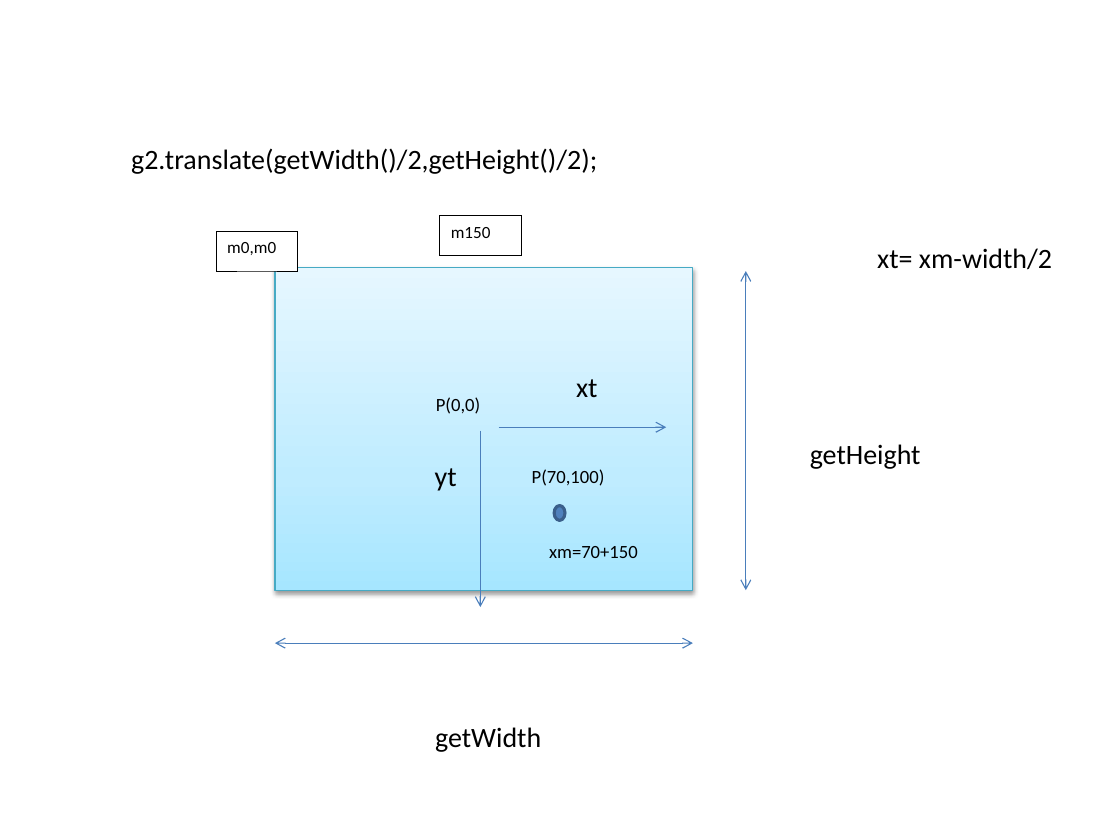
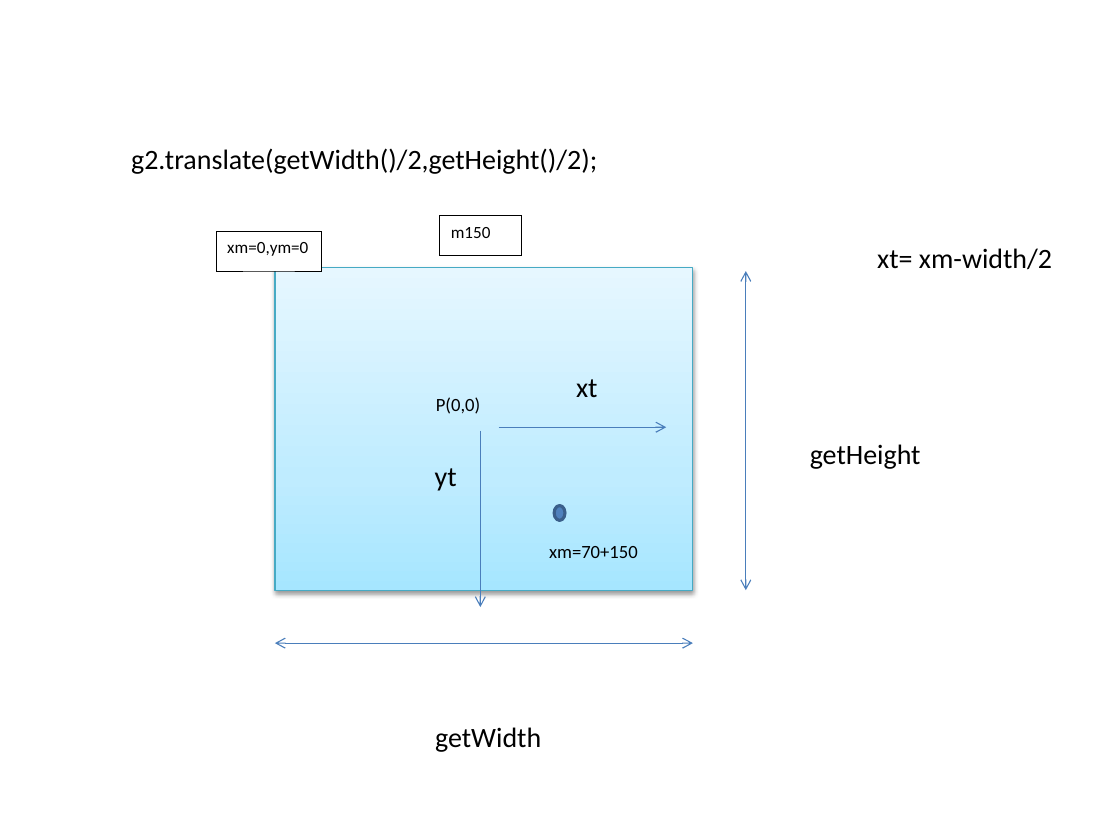
Before and after one commit to ckl67/PAC-Tool, a slide deck: slide 31 of prog_help/pac-tool help draw.pptx (slide 18 before the commit). Drawn at 1120x840 pixels with LibreOffice and Linux fonts; fonts in the diff are those of the drawing. Boxes give left, top, right and bottom in pixels: in the first picture for what was removed or moved away, otherwise in the second. Text is boxed around its words. In the diff, an @@ line names an element or a change of style, - is before the commit and + after.

```diff
--- a/prog_help/pac-tool help draw.pptx
+++ b/prog_help/pac-tool help draw.pptx
@@ rectangle "xm=0,ym=0": place and size @@
-rectangle "xm=0,ym=0" at bbox=[216, 231, 298, 271]
+rectangle "xm=0,ym=0" at bbox=[216, 231, 321, 271]
@@ text in rectangle at bbox=[227, 242, 308, 256]: text changed @@
-m0,m0
+xm=0,ym=0
@@ text removed at bbox=[532, 469, 605, 486] @@
-P(70,100)
```
Also in this commit, not shown: 4 other slides changed, 23 slides added, 11 slides removed, 14 other files.
